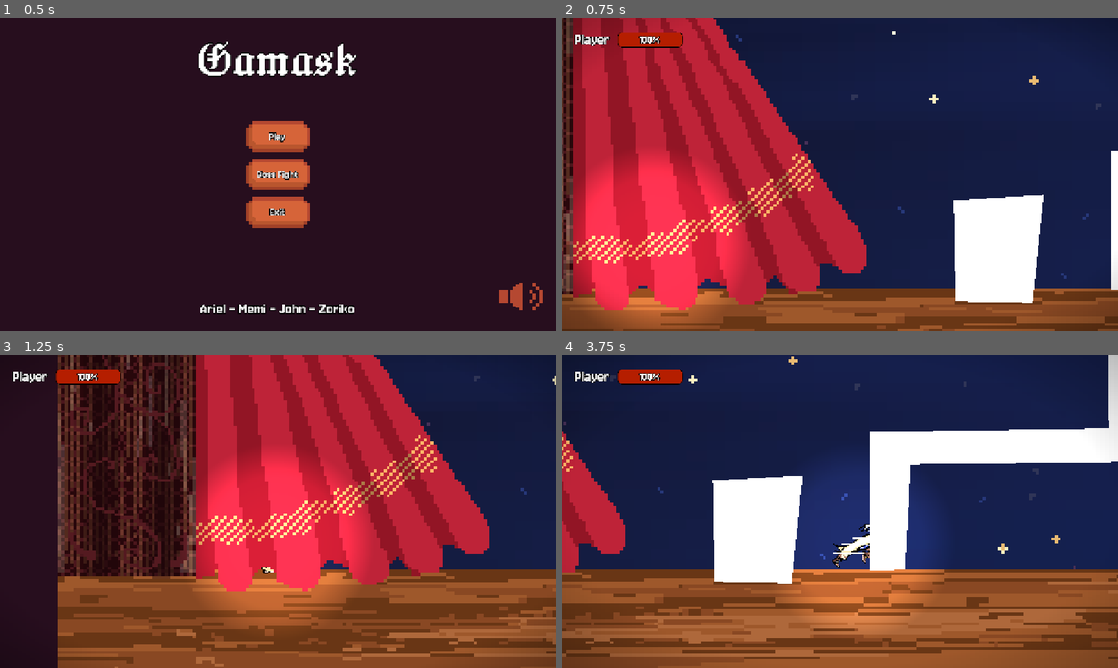
Above: before the commit, frames 1-4 (two rows, left to right).
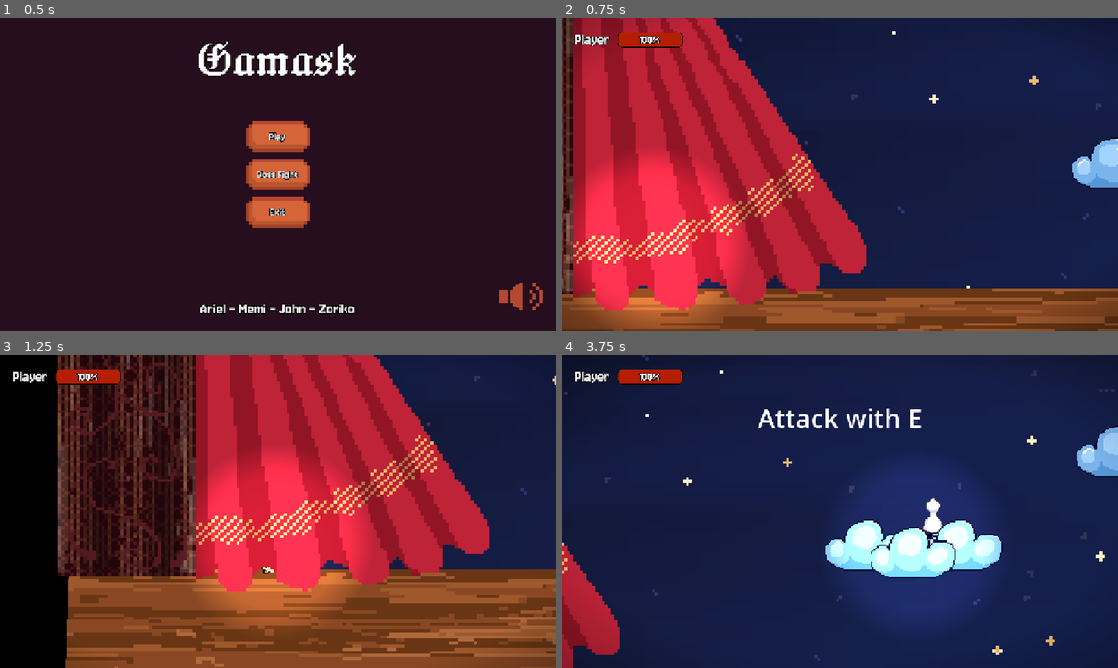
Above: after the commit, the same moments.

Repository: Jeremy-81/GamaBanda
Game: Godot game, scene res://scenes/menu/menu.tscn
Two runs of this game, one before a commit and one after it. Both use one fixed random seed, a clock stepped at 60 frames per second and the inputs below.
Inputs (mouse positions are in pixels of both pictures, inside the frame that each line leads up to):
- Up to frame 1 (0.5 s): no input
- Up to frame 2 (0.75 s): click "Play" at 0.5 s
- Up to frame 3 (1.25 s): no input
- Up to frame 4 (3.75 s): move the mouse to (962, 495) at 1.27 s; press the mouse at (962, 495) at 1.28 s; hold D (go_right) 1.28-2.78 s; tap Space (jump) at 1.52, 2.27 s; move the mouse to (728, 527) at 2.02 s; release the mouse at (728, 527) at 2.03 s; tap Shift (dash) at 2.1, 3.6 s; move the mouse to (895, 442) at 2.77 s; press the mouse at (895, 442) at 2.78 s; hold A (go_left) 2.78-3.53 s; move the mouse to (812, 574) at 3.52 s; release the mouse at (812, 574) at 3.53 s; hold D (go_right) from 3.53 s (still down)

Frame 1 is identical in both runs. In frame 2, 6.4% of the frame differs, in the area x 70-100%, y 38-92%; in frame 3, 11%; in frame 4, 53%, in the area x 0-100%, y 0-100%.

Commit message:
Finished tutorial area

Diff:
--- a/scenes/levels/backstage_1/backstage_1.gd
+++ b/scenes/levels/backstage_1/backstage_1.gd
@@ -100,7 +100,6 @@
 func _on_mannequin_fell():
 	$CanvasLayer/ExtraGUI/ChargeAttackTutorialLabel.hide();
 	current_tutorial = TUTORIAL_TYPE.NONE;
-	get_tree().change_scene_to_file("res://scenes/boss_fight.tscn");
 	pass;
 
 
@@ -113,3 +112,6 @@
 	tween.tween_property($Camera2D, "zoom", Vector2.ONE * 0.25, 2.0);
 	tween.play();
 	pass;
+
+func finish_tutorial():
+	get_tree().change_scene_to_file("res://scenes/boss_fight.tscn");
--- a/scenes/levels/backstage_1/backstage_1.tscn
+++ b/scenes/levels/backstage_1/backstage_1.tscn
@@ -22,6 +22,12 @@
 
 [sub_resource type="CircleShape2D" id="CircleShape2D_8frrg"]
 radius = 54.147945
+
+[sub_resource type="RectangleShape2D" id="RectangleShape2D_loovp"]
+size = Vector2(247.84131, 26.481285)
+
+[sub_resource type="RectangleShape2D" id="RectangleShape2D_tjnkj"]
+size = Vector2(100, 26.481)
 
 [sub_resource type="Animation" id="Animation_rlj65"]
 length = 0.001
@@ -61,7 +67,7 @@
 }
 
 [sub_resource type="RectangleShape2D" id="RectangleShape2D_rlj65"]
-size = Vector2(418, 109)
+size = Vector2(300, 200)
 
 [sub_resource type="RectangleShape2D" id="RectangleShape2D_pt1xq"]
 size = Vector2(155, 43)
@@ -133,6 +139,20 @@
 "update": 1,
 "values": [true]
 }
+tracks/2/type = "method"
+tracks/2/imported = false
+tracks/2/enabled = true
+tracks/2/path = NodePath(".")
+tracks/2/interp = 1
+tracks/2/loop_wrap = true
+tracks/2/keys = {
+"times": PackedFloat32Array(4),
+"transitions": PackedFloat32Array(1),
+"values": [{
+"args": [],
+"method": &"finish_tutorial"
+}]
+}
 
 [sub_resource type="AnimationLibrary" id="AnimationLibrary_loovp"]
 _data = {
@@ -157,6 +177,11 @@
 offset_bottom = 728.0
 texture = ExtResource("2_adyqv")
 
+[node name="Polygon2D" type="Polygon2D" parent="." unique_id=1362504388]
+z_index = 1
+color = Color(0, 0, 0, 1)
+polygon = PackedVector2Array(-4624, -3676, -3697, -1237, 2515, -1297, 2558, 859, -2543, 914, -2482, -1281, -5845, -1059, -5195, 3192, 5893, 3288, 5370, -4168)
+
 [node name="Back" type="Parallax2D" parent="." unique_id=717064075]
 metadata/_edit_lock_ = true
 
@@ -192,20 +217,6 @@
 position = Vector2(-329, -21)
 color = Color(1, 1, 1, 0)
 polygon = PackedVector2Array(-1908, 573, 2562, 571, 2543, -986, 2842, -932, 2819, 801, -2208, 911, -2194, -927, -1906, -926)
-
-[node name="Polygon2D2" type="Polygon2D" parent="StaticPlatforms" unique_id=1145942782]
-polygon = PackedVector2Array(-1234, 327, -1004, 313, -1032, 589, -1229, 585)
-
-[node name="Polygon2D3" type="Polygon2D" parent="StaticPlatforms" unique_id=761101750]
-position = Vector2(-74, 221)
-polygon = PackedVector2Array(-758, -19, -758, 336, -667, 332, -654, 64, -136, 58, -145, -28)
-
-[node name="Polygon2D4" type="Polygon2D" parent="StaticPlatforms" unique_id=1525410370]
-polygon = PackedVector2Array(-223, -5, 593, -4, 540, 81, -140, 79, -144, 278, -222, 278, -221, 201)
-
-[node name="Polygon2D6" type="Polygon2D" parent="StaticPlatforms" unique_id=1175537053]
-visible = false
-polygon = PackedVector2Array(724, -296, 940, -302, 943, -248, 716, -232)
 
 [node name="Elements" type="Node" parent="." unique_id=1073763735]
 
@@ -240,15 +251,94 @@
 shape = SubResource("CircleShape2D_8frrg")
 metadata/_edit_lock_ = true
 
-[node name="Sprite2D" type="Sprite2D" parent="Elements" unique_id=661211530]
-position = Vector2(840, -322)
-scale = Vector2(2.6416185, 2.6416185)
-texture = ExtResource("7_8frrg")
-
 [node name="Mannequin" parent="Elements" unique_id=1027526289 instance=ExtResource("7_pt1xq")]
-position = Vector2(424, -31)
+position = Vector2(-656, 217)
+
+[node name="StaticBody2D" type="StaticBody2D" parent="Elements" unique_id=1117229547]
+position = Vector2(-703.00006, 267)
+scale = Vector2(1.787, 1.787)
+
+[node name="Sprite2D3" type="Sprite2D" parent="Elements/StaticBody2D" unique_id=46805584]
+position = Vector2(-66.60395, -20.029472)
+texture = ExtResource("7_8frrg")
+
+[node name="Sprite2D5" type="Sprite2D" parent="Elements/StaticBody2D" unique_id=551785509]
+position = Vector2(65.42162, -20.029472)
+texture = ExtResource("7_8frrg")
+
+[node name="Sprite2D4" type="Sprite2D" parent="Elements/StaticBody2D" unique_id=910286651]
+position = Vector2(-1.5764313, -9.388605)
+texture = ExtResource("7_8frrg")
+
+[node name="CollisionShape2D" type="CollisionShape2D" parent="Elements/StaticBody2D" unique_id=369557094]
+position = Vector2(-0.17129517, 1.7593613)
+scale = Vector2(0.99999994, 0.99999994)
+shape = SubResource("RectangleShape2D_loovp")
+one_way_collision = true
+
+[node name="StaticBody2D2" type="StaticBody2D" parent="Elements" unique_id=53037039]
+position = Vector2(-60, 27)
+scale = Vector2(1.787, 1.787)
+
+[node name="Sprite2D3" type="Sprite2D" parent="Elements/StaticBody2D2" unique_id=2017659483]
+position = Vector2(-66.60395, -20.029472)
+texture = ExtResource("7_8frrg")
+
+[node name="Sprite2D5" type="Sprite2D" parent="Elements/StaticBody2D2" unique_id=1529077703]
+position = Vector2(65.42162, -20.029472)
+texture = ExtResource("7_8frrg")
+
+[node name="Sprite2D4" type="Sprite2D" parent="Elements/StaticBody2D2" unique_id=115547049]
+position = Vector2(-1.5764313, -9.388605)
+texture = ExtResource("7_8frrg")
+
+[node name="CollisionShape2D" type="CollisionShape2D" parent="Elements/StaticBody2D2" unique_id=683128925]
+position = Vector2(-0.17129517, 1.7593613)
+scale = Vector2(0.99999994, 0.99999994)
+shape = SubResource("RectangleShape2D_loovp")
+one_way_collision = true
+
+[node name="StaticBody2D3" type="StaticBody2D" parent="Elements" unique_id=1800188491]
+position = Vector2(461.00006, 10)
+scale = Vector2(1.787, 1.787)
+
+[node name="Sprite2D5" type="Sprite2D" parent="Elements/StaticBody2D3" unique_id=1059990804]
+position = Vector2(-7.6293945e-06, -20.029472)
+texture = ExtResource("7_8frrg")
+
+[node name="CollisionShape2D" type="CollisionShape2D" parent="Elements/StaticBody2D3" unique_id=1050086631]
+position = Vector2(-0.17129517, 1.7593613)
+shape = SubResource("RectangleShape2D_tjnkj")
+one_way_collision = true
+
+[node name="StaticBody2D4" type="StaticBody2D" parent="Elements" unique_id=1708108082]
+position = Vector2(877, -139)
+scale = Vector2(1.787, 1.787)
+
+[node name="Sprite2D5" type="Sprite2D" parent="Elements/StaticBody2D4" unique_id=1472333647]
+position = Vector2(-7.6293945e-06, -20.029472)
+texture = ExtResource("7_8frrg")
+
+[node name="CollisionShape2D" type="CollisionShape2D" parent="Elements/StaticBody2D4" unique_id=569285501]
+position = Vector2(-0.17129517, 1.7593613)
+shape = SubResource("RectangleShape2D_tjnkj")
+one_way_collision = true
+
+[node name="StaticBody2D5" type="StaticBody2D" parent="Elements" unique_id=2106849419]
+position = Vector2(592.00006, -389)
+scale = Vector2(1.787, 1.787)
+
+[node name="Sprite2D5" type="Sprite2D" parent="Elements/StaticBody2D5" unique_id=634272339]
+position = Vector2(-7.6293945e-06, -20.029472)
+texture = ExtResource("7_8frrg")
+
+[node name="CollisionShape2D" type="CollisionShape2D" parent="Elements/StaticBody2D5" unique_id=677984368]
+position = Vector2(-0.17129517, 1.7593613)
+shape = SubResource("RectangleShape2D_tjnkj")
+one_way_collision = true
 
 [node name="Front" type="Parallax2D" parent="." unique_id=2057769260]
+z_index = 1
 metadata/_edit_lock_ = true
 
 [node name="Curtains" parent="Front" unique_id=1934925256 instance=ExtResource("9_8frrg")]
@@ -274,16 +364,17 @@
 autostart = true
 
 [node name="DashTutorialArea" type="Area2D" parent="." unique_id=1039336202]
-position = Vector2(-542, 69)
+position = Vector2(-44, -118)
 collision_layer = 2
 collision_mask = 2
 
 [node name="CollisionShape2D" type="CollisionShape2D" parent="DashTutorialArea" unique_id=934572968]
 position = Vector2(13, 69.5)
 shape = SubResource("RectangleShape2D_rlj65")
+metadata/_edit_lock_ = true
 
 [node name="AttackTutorialArea" type="Area2D" parent="." unique_id=944482632]
-position = Vector2(297, -33)
+position = Vector2(-745, 220)
 collision_layer = 2
 collision_mask = 2
 
